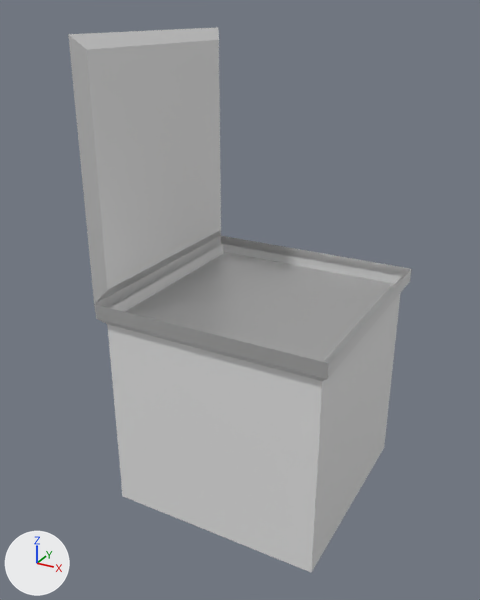
The Blender file models/ingame/p1/angled_panel/angled_panel.blend as it was, and as the next commit left it.
Before and after are seen from a 50 mm camera at (151.0, -300.0, 138.0) aimed at (-9.0, -9.0, -7.0). Lighting does not change. The marker at lower left points along +X, +Y and +Z.

In view in the first picture: 'ang_90', 'base_square', 'border_square_bevel_a', 'border_square_bevel_b', 'case', 'edges_square_bevel'.
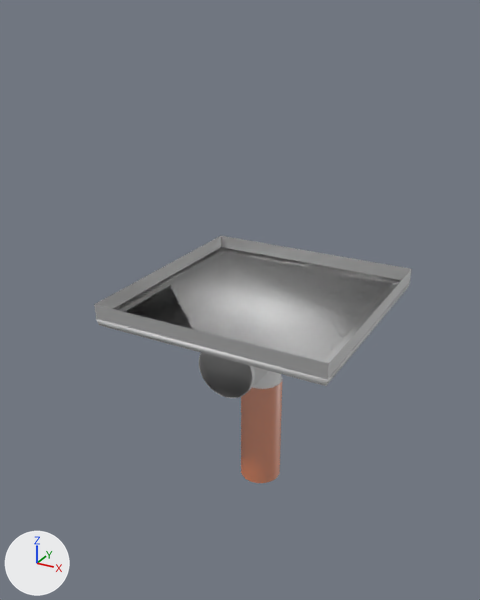
Commit message: Add glass version of P1 angled panel prop

Changed parts and their boxes [x1, y1, x2, y2] in the pictures (480 x 600 px):
'case', hidden: before [107, 244, 402, 573]
'ang_90', hidden: before [68, 27, 221, 304]
'physics_square', shown: after [96, 247, 410, 380]
'glass_frame_physics_thick', added: after [96, 283, 410, 386]
'cylinder_physics', added: after [200, 353, 268, 398]
'glass_frame_physics_thin', added: after [117, 251, 406, 377]
'edges_glass', added: after [116, 248, 398, 310]
    faces in mat_plasticwall_3 (its picture is missing): [216, 248, 398, 283]
    faces in mat_plasticwall_4 (its picture is missing): [116, 252, 215, 310]
'piston_physics', added: after [253, 371, 281, 388]
'base_square', unchanged, covered by the edit: before [125, 252, 392, 362]; after [129, 254, 390, 361]
'piston_bottom', unchanged, uncovered by the edit: after [241, 376, 282, 483]
'panel_cylinder_up_right', unchanged, uncovered by the edit: after [199, 353, 254, 398]

Patch to the scene script:
```diff
--- a/models/ingame/p1/angled_panel/angled_panel.blend.py
+++ b/models/ingame/p1/angled_panel/angled_panel.blend.py
@@ mat_plasticwall_3 @@
+mat_plasticwall_3 = principled_material('plasticwall_3')
+mat_plasticwall_3.base_color = (0.8, 0.8, 0.8)  # white #e7e7e7
@@ me_cube_013 @@
+me_cube_013.from_pydata([(-63.0, 56.0, -12.0), (-63.0, 63.0, -12.0), (63.0, 63.0, -12.0), (63.0, 56.0, -12.0), (64.0, 56.0, -8.0), (-64.0, 56.0, -8.0), (-64.0, 64.0, -8.0), (64.0, 64.0, -8.0)], [], [(0, 5, 6, 1), (2, 7, 4, 3), (3, 4, 5, 0), (1, 2, 3, 0), (1, 6, 7, 2), (7, 6, 5, 4)])
+me_cube_013.materials.append(mat_phy)  # white #e7e7e7
@@ me_cube_012 @@
+me_cube_012.from_pydata([(60.0, 56.0, -12.0), (63.0, 56.0, -12.0), (63.0, -56.0, -12.0), (60.0, -56.0, -12.0), (60.0, -56.0, -8.0), (60.0, 56.0, -8.0), (64.0, 56.0, -8.0), (64.0, -56.0, -8.0)], [], [(0, 5, 6, 1), (2, 7, 4, 3), (3, 4, 5, 0), (1, 2, 3, 0), (1, 6, 7, 2), (7, 6, 5, 4)])
+me_cube_012.materials.append(mat_phy)  # white #e7e7e7
@@ me_cube_005 @@
+me_cube_005.from_pydata(...)  # 24 vertices, 28 faces; spans x -63.8..63.8, y -63.8..63.8, z -12.0..-8.0
+# faces by material slot: [16, 12]
+me_cube_005.materials.append(mat_plasticwall_4)  # its picture is missing
+me_cube_005.materials.append(mat_plasticwall_3)  # its picture is missing
@@ me_cylinder_005 @@
+me_cylinder_005.from_pydata(...)  # a 12-sided cylinder along y spanning x -16.0..16.0, y -42.0..42.0, z -48.0..-16.0
+me_cylinder_005.materials.append(mat_phy)  # white #e7e7e7
@@ me_cylinder_004 @@
+me_cylinder_004.from_pydata(...)  # an 8-sided cylinder along z spanning x -12.0..12.0, y -12.0..12.0, z -124.0..-44.0
+me_cylinder_004.materials.append(mat_phy)  # white #e7e7e7
@@ ob_physics_square @@
 ob_physics_square.location = (0.0, 0.0, 0.0)
-ob_physics_square.hide_set(True)  # its collection is switched off
@@ ob_case @@
 ob_case.location = (0.0, 0.0, -64.0)
+ob_case.hide_set(True)  # its collection is switched off
@@ ob_ang_90 @@
 ob_ang_90.rotation_euler = (0.0, -1.571, 0.0)  # degrees (0, -90, 0)
+ob_ang_90.hide_set(True)
@@ ob_glass_frame_physics_thick @@
+ob_glass_frame_physics_thick = bpy.data.objects.new('glass_frame_physics_thick', me_cube_013)
+ob_glass_frame_physics_thick.location = (0.0, 0.0, 0.0)
+_m = ob_glass_frame_physics_thick.modifiers.new('Mirror', 'MIRROR')
+_m.use_axis = (False, True, False)
+_m.use_mirror_merge = False
@@ ob_glass_frame_physics_thin @@
+ob_glass_frame_physics_thin = bpy.data.objects.new('glass_frame_physics_thin', me_cube_012)
+ob_glass_frame_physics_thin.location = (0.0, 0.0, 0.0)
+_m = ob_glass_frame_physics_thin.modifiers.new('Mirror', 'MIRROR')
+_m.use_mirror_merge = False
@@ ob_edges_glass @@
+ob_edges_glass = bpy.data.objects.new('edges_glass', me_cube_005)
+ob_edges_glass.location = (0.0, 0.0, 0.0)
@@ ob_cylinder_physics @@
+ob_cylinder_physics = bpy.data.objects.new('cylinder_physics', me_cylinder_005)
+ob_cylinder_physics.location = (0.0, 0.0, 0.0)
@@ ob_piston_physics @@
+ob_piston_physics = bpy.data.objects.new('piston_physics', me_cylinder_004)
+ob_piston_physics.location = (0.0, 0.0, 0.0)
```
